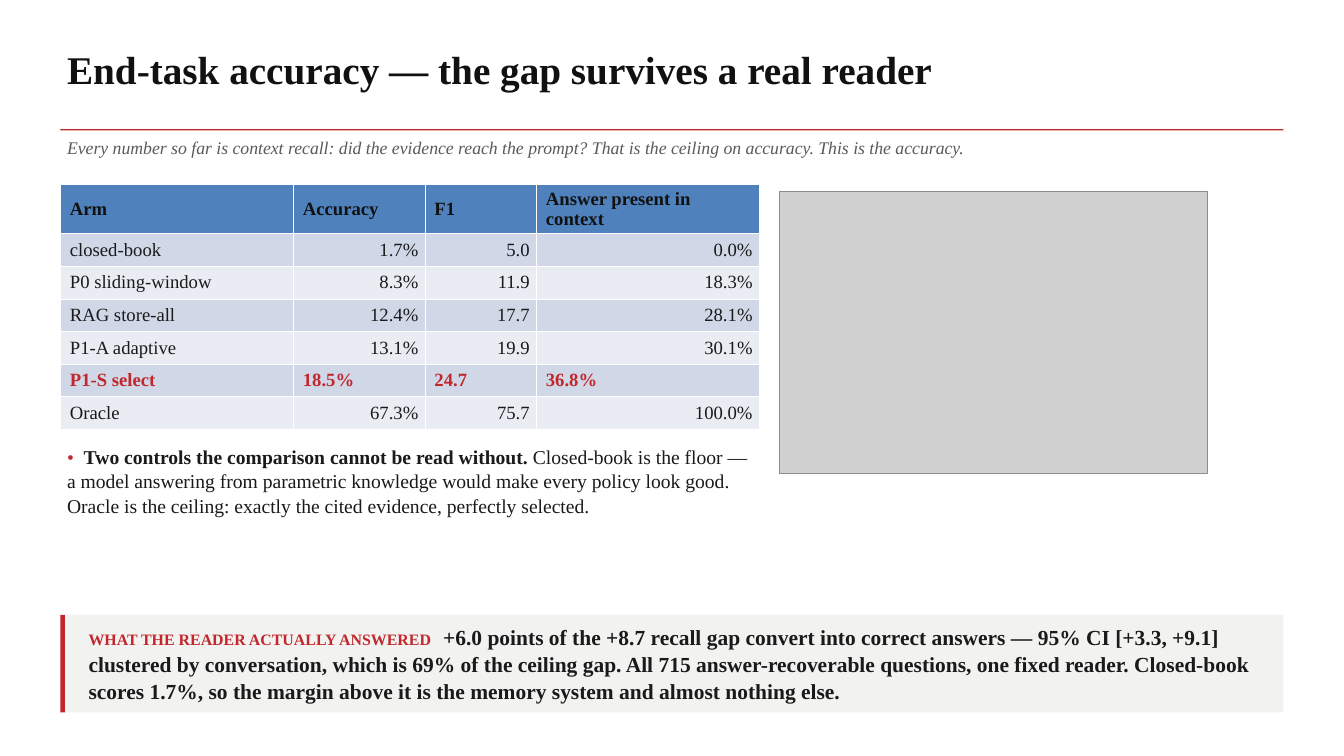
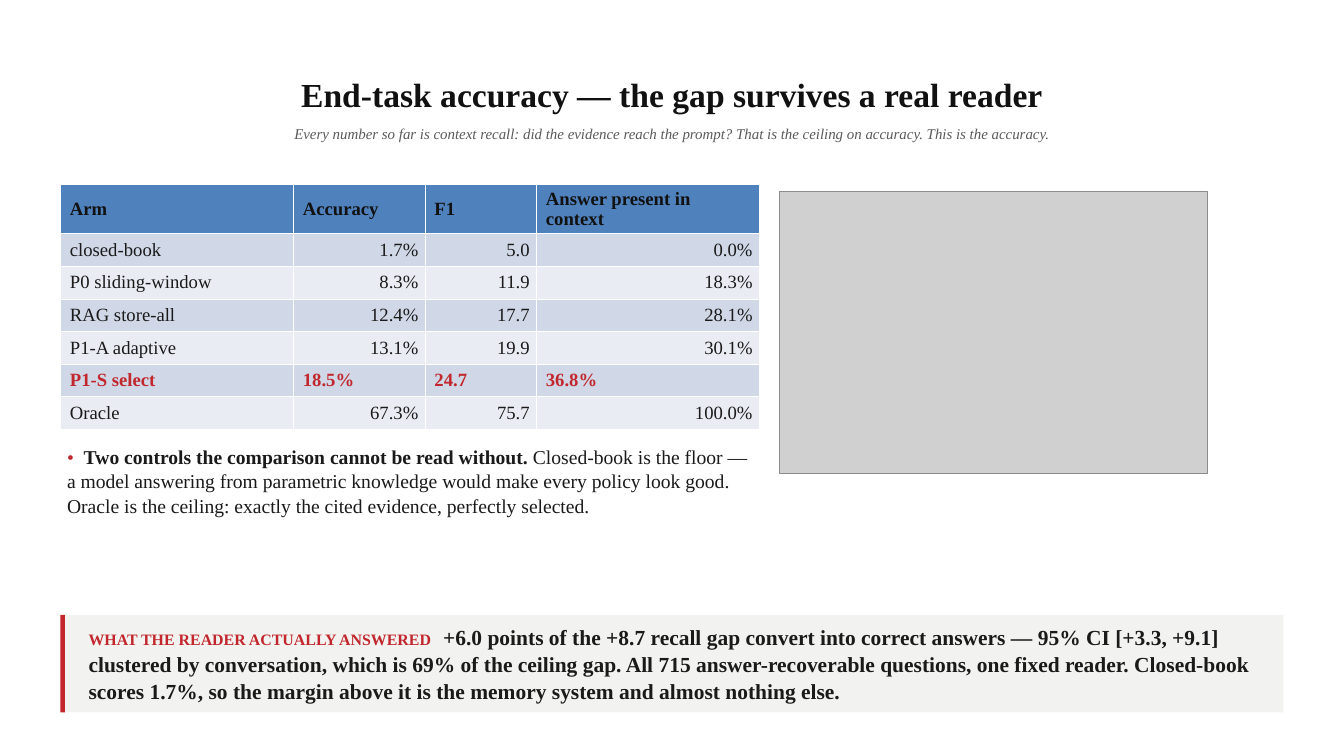
Before and after one commit to ruthme1ster/MemGate, a slide deck: slide 17 of MemGate_Capstone_Review2_NMIMS.pptx. Drawn at 1344x756 pixels with LibreOffice and Linux fonts; fonts in the diff are those of the drawing; grey boxes stand for pictures; background and template pictures are left out. Boxes give left, top, right and bottom in pixels: in the first picture for what was removed or moved away, otherwise in the second. Text is boxed around its words. In the diff, an @@ line names an element or a change of style, - is before the commit and + after.

```diff
--- a/MemGate_Capstone_Review2_NMIMS.pptx
+++ b/MemGate_Capstone_Review2_NMIMS.pptx
@@ text "End-task accuracy — the gap ...": place and size @@
-text "End-task accuracy — the gap ..." at bbox=[67, 56, 932, 91]
+text "End-task accuracy — the gap ..." at bbox=[301, 83, 1042, 114]
@@ text "End-task accuracy — the gap ..." at bbox=[301, 83, 1042, 114]: size 42 to 36 pt; alignment left to centre; vertical alignment top to middle @@
@@ rectangle removed at bbox=[60, 129, 1284, 130] @@
@@ text "Every number so far is ...": place and size @@
-text "Every number so far is ..." at bbox=[67, 141, 963, 158]
+text "Every number so far is ..." at bbox=[294, 128, 1049, 142]
@@ text "Every number so far is ..." at bbox=[294, 128, 1049, 142]: size 19 to 16 pt; alignment left to centre @@
```
Also in this commit, not shown: 29 other slides changed, 3 other files.
